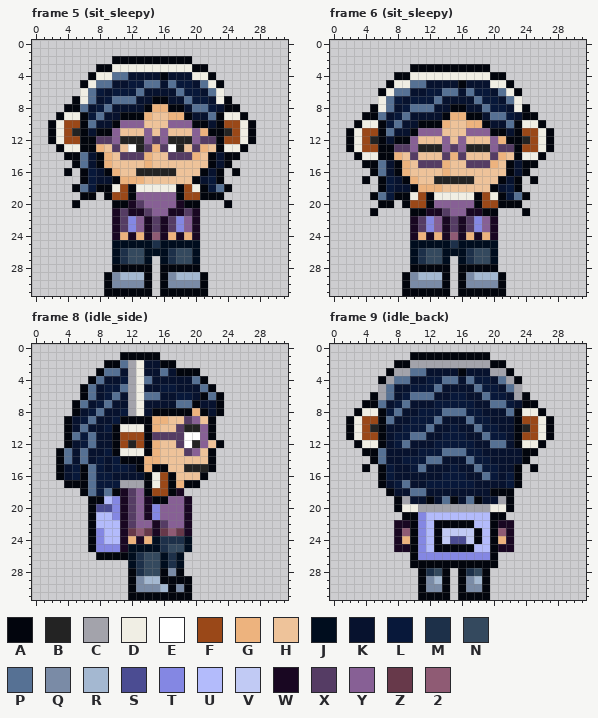
Two versions of one pixel-art file, player/alice.aseprite. The first picture shows the starting point.
32x32 pixels, 28 frames. Shown: frame 5 (sit_sleepy), frame 6 (sit_sleepy), frame 8 (idle_side), frame 9 (idle_back). The commit also changed other frames, which this record leaves out.
Palette (. is transparent): A #02050d  B #232323  C #a3a3ab  D #f0eee4  E #ffffff  F #9a4818  G #edb37e  H #eec39a  J #000d1e  K #07122e  L #08183a  M #1d3049  N #34495e  P #567194  Q #7a8ba6  R #a4b8d1  S #4b4c92  T #8487e3  U #b3bbfb  V #c1caf4  W #190722  X #553c64  Y #876095  Z #67394a  2 #8f5b74
The same view after the edit:
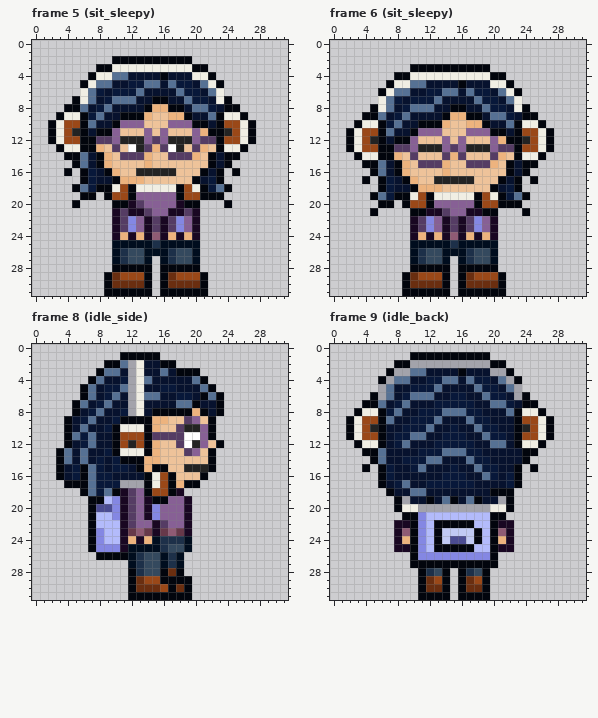
Change:
@@ palette @@
-Q #7a8ba6
+Q #6a2e10
--- frame 5 (sit_sleepy), layer "shoes"
@@ x 9..22 @@
 28 .AAAAA.AAAAA..
-29 AQRRRA.AQRRRA.
+29 AQFFFA.AQFFFA.
 30 AQQQQA.AQQQQA.
--- frame 6 (sit_sleepy), layer "shoes": the same change as frame 5 (sit_sleepy)
--- frame 8 (idle_side), layer "shoes"
@@ x 12..18 @@
 28 AMNNAQA
-29 AQRRAAA
-30 AQQQRAQ
+29 AQFFAAA
+30 AQQQFAQ
 31 AAAAAAA
--- frame 9 (idle_back), layer "shoes"
@@ x 11..20 @@
 28 AMNA.AMNA.
-29 AQRA.AQRA.
+29 AQFA.AQFA.
 30 AQQA.AQQA.
Where, in picture pixels (left, top, right, bottom), the same in both pictures:
changed: (112, 272, 200, 288)
changed: (410, 272, 498, 288)
changed: (136, 568, 184, 592)
changed: (426, 576, 482, 592)
